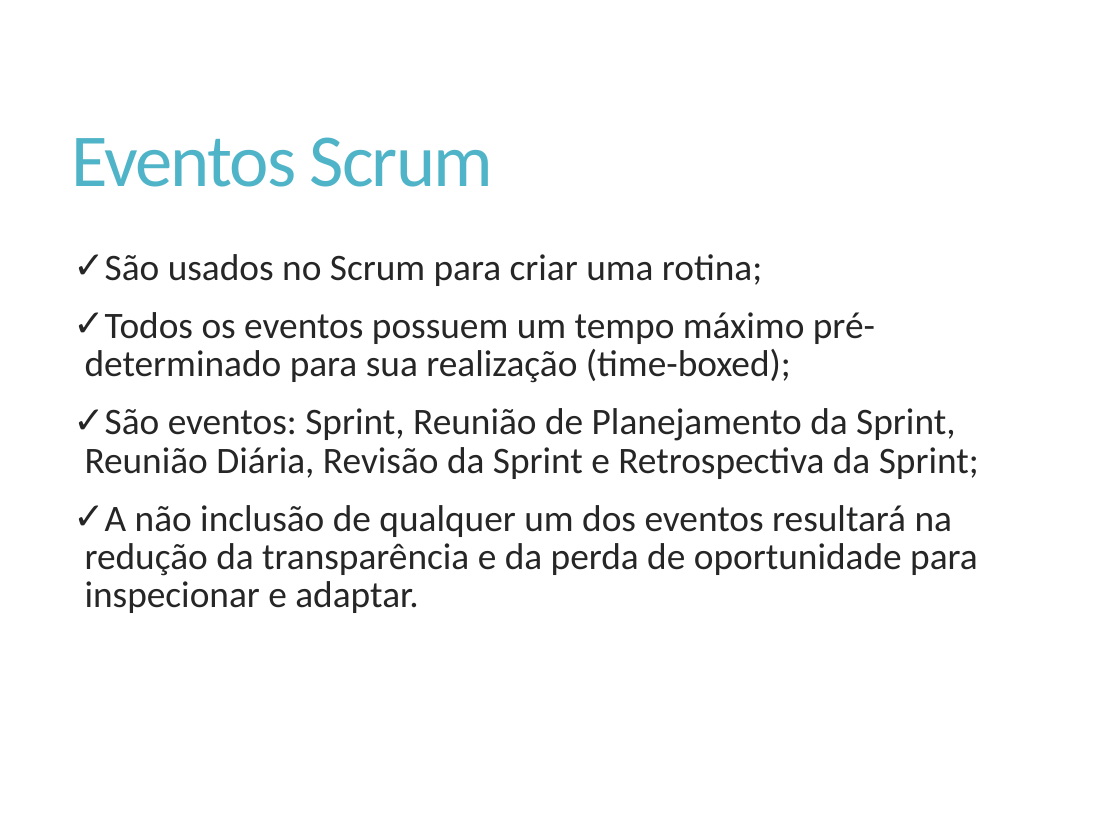
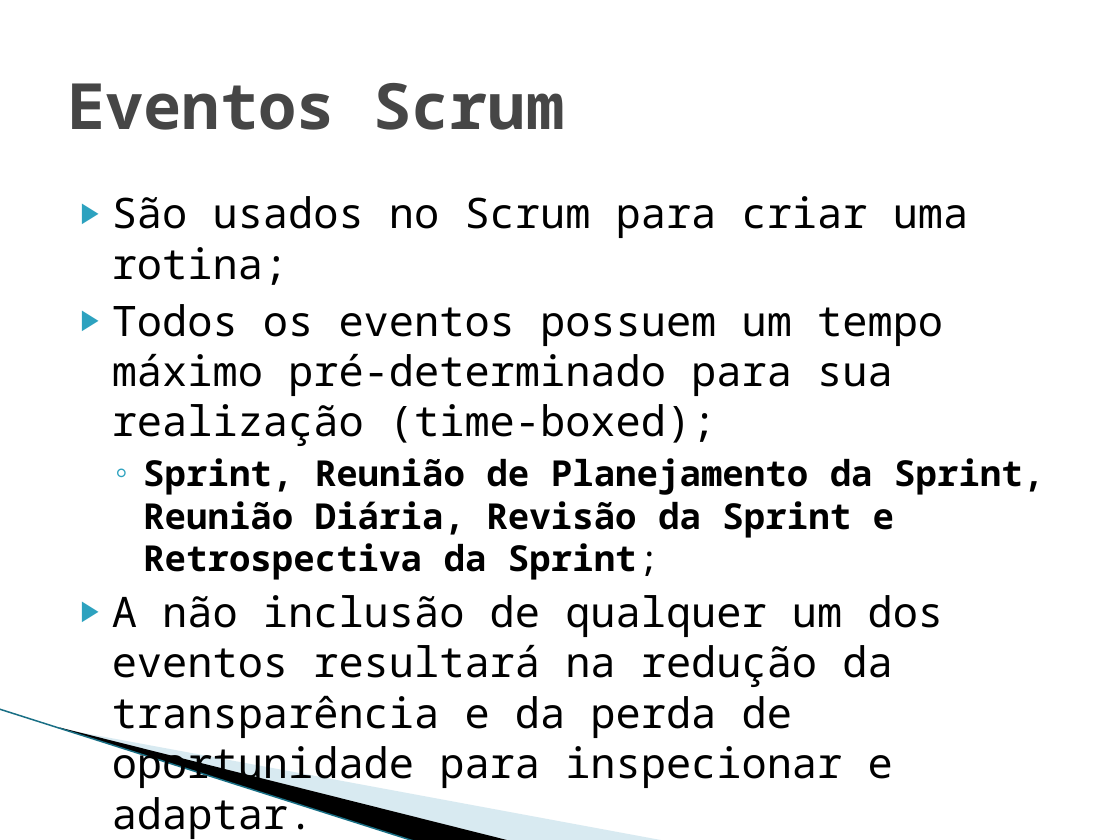
Before and after one commit to Elton-Garbin/TCC-2016, a slide deck: slide 15 of StartIdea/StartIdea.Docs/Apresentacao.pptx. Drawn at 1120x840 pixels with LibreOffice and Linux fonts; fonts in the diff are those of the drawing; background and template pictures are left out. Boxes give left, top, right and bottom in pixels: in the first picture for what was removed or moved away, otherwise in the second. Text is boxed around its words. In the diff, an @@ line names an element or a change of style, - is before the commit and + after.

```diff
--- a/StartIdea/StartIdea.Docs/Apresentacao.pptx
+++ b/StartIdea/StartIdea.Docs/Apresentacao.pptx
@@ title "Eventos Scrum" moved from (x1=72, y1=137, x2=493, y2=187) to (x1=67, y1=83, x2=564, y2=130) @@
@@ title "Eventos Scrum" at (x1=67, y1=83, x2=564, y2=130): size 48 to 41 pt, font Calibri to Noto Sans Mono, text colour #50B4C8 to #464646, letter spacing -1.2 to 0 pt, bold on; line spacing 0.9 to 1 @@
@@ text "São usados no Scrum para ..." moved from (x1=85, y1=254, x2=979, y2=613) to (x1=112, y1=196, x2=1044, y2=738) @@
@@ text at (x1=112, y1=196, x2=969, y2=738): size 24 to 27 pt, font Calibri to Noto Sans Mono, text colour #262626 to #000000 in "São usados no Scrum para criar uma ...", "Todos os eventos possuem um tempo máximo ...", "A não inclusão de qualquer um dos ..."; bullet ✓ to ▶; line spacing 0.85 to 1; less space between paragraphs @@
@@ text at (x1=143, y1=458, x2=1044, y2=580): text changed; size 24 to 23 pt; font Calibri to Noto Sans Mono; text colour #262626 to #000000; bold on @@
-✓ São eventos: Sprint, Reunião de Planejamento da Sprint, Reunião Diária, Revisão da Sprint e Retrospectiva da Sprint;
+  ◦ Sprint, Reunião de Planejamento da Sprint, Reunião Diária, Revisão da Sprint e Retrospectiva da Sprint;
@@ line added from (0, 709) to (416, 840), #97C5D8 0.95 pt @@
@@ freeform shape added at (x1=59, y1=727, x2=512, y2=840), fill #000000 @@
@@ freeform shape added at (x1=62, y1=728, x2=666, y2=840), fill #A0CBDC at 40% opacity @@
```
Also in this commit, not shown: 18 other slides changed, 41 slides added, 1 slide removed, 3 other files.
